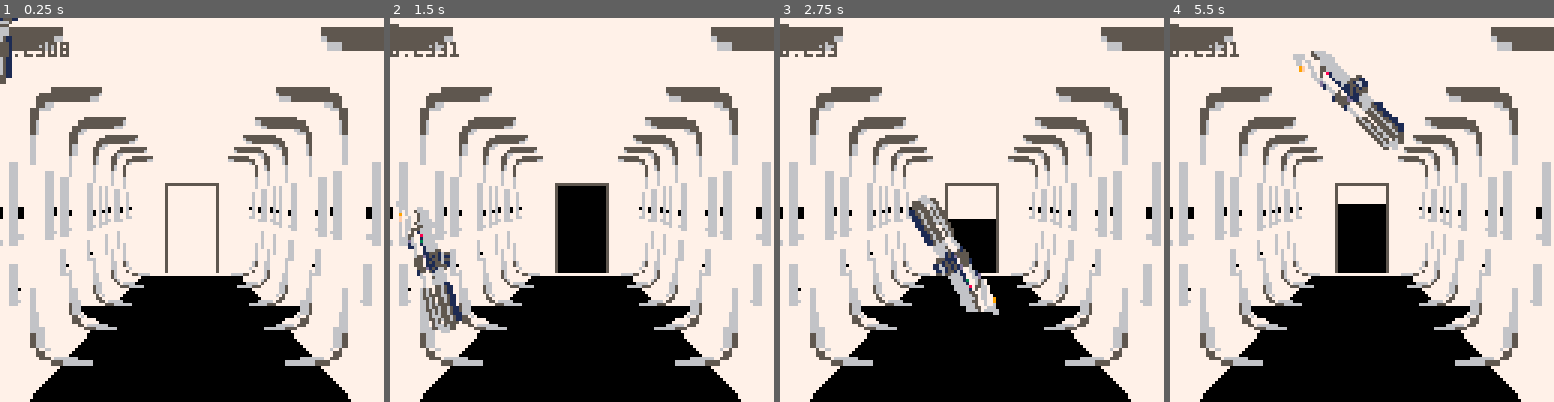
Above: before the commit, frames 1-4 (left to right).
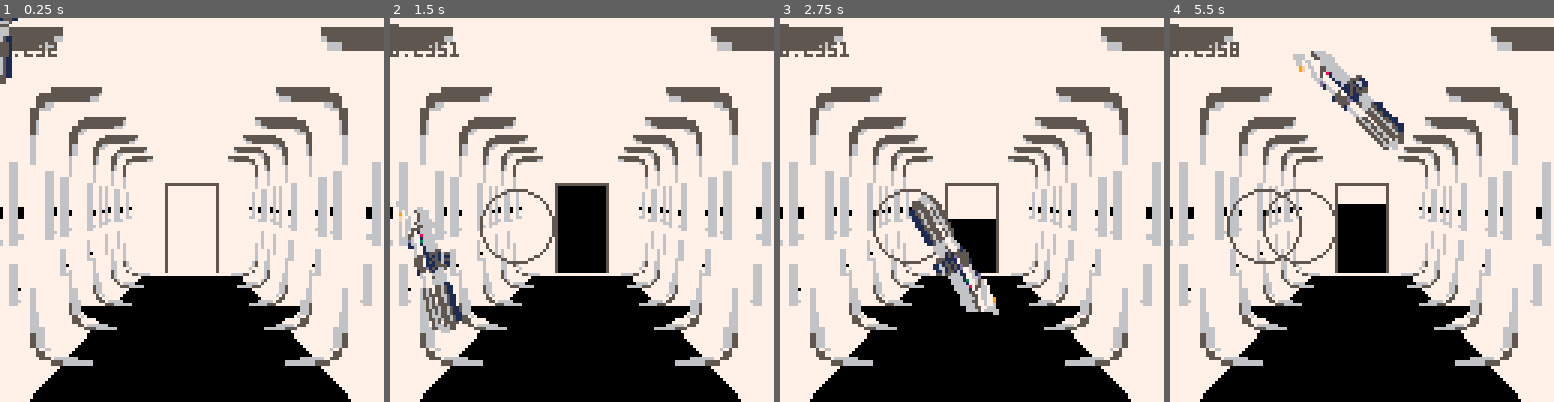
Above: after the commit, the same moments.

Repository: Chovin/Litghtsaber
Game: PICO-8 cartridge litghtsaber.p8
Two runs of this game, one before a commit and one after it. Both use one fixed random seed, a clock stepped at 60 frames per second and the inputs below.
Inputs (mouse positions are in pixels of both pictures, inside the frame that each line leads up to):
- Up to frame 1 (0.25 s): no input
- Up to frame 2 (1.5 s): tap X (X key) at 0.33, 1.07 s; click (670, 121) at 0.67 s; tap O (Z key) at 0.7 s; click (436, 267) at 1.22 s
- Up to frame 3 (2.75 s): hold Right 1.6-2.1 s; tap O (Z key) at 1.7, 2.1, 2.5 s; click (887, 114) at 1.77 s; tap X (X key) at 1.85 s; hold Up 2.15-2.42 s; click (952, 259) at 2.32 s; hold Right from 2.47 s (still down)
- Up to frame 4 (5.5 s): click (1404, 106) at 2.87 s; tap O (Z key) every 0.4 s from 2.9 to 5.3 s; tap X (X key) at 2.97, 4.08, 5.2 s; release Right at 3.03 s; hold Left 3.08-3.58 s; click (1465, 256) at 3.42 s; hold Down 3.63-3.97 s; click (1231, 102) at 3.97 s; hold Right 4.02-4.68 s; click (1292, 248) at 4.52 s; hold Up 4.73-5.03 s; click (1354, 94) at 5.07 s; hold Left from 5.08 s (still down)

The runs differ from the first frame. In frame 1, 0.1% of the frame differs, in the area x 12-18%, y 6-11%; in frame 2, 0.4%; in frame 3, 0.4%; in frame 4, 0.8%, in the area x 12-43%, y 6-65%.

Commit message:
WIP enemies

Diff:
--- a/litghtsaber.p8
+++ b/litghtsaber.p8
@@ -49,7 +49,14 @@
  -- map n stuff
  door_t=1
  door_opened=0
-
+ posts = 5
+ wallx = 32
+ wally = 40
+
+ enemies = {}
+ max_spawn_cooldown = 30
+ spawn_cooldown = 0
+ bullets = {}
 
 end
 
@@ -144,14 +151,34 @@
 
  if(btnp(5))open_door()
  update_door()
+
+
+ -- enemies
+ spawn_cooldown = max(0,spawn_cooldown-1)
+
+ spawn_fast = t%128 > 96  -- 1 - 2 minutes every 3 - 6 minutes
+ local st = t/5
+ lin_sqrt_spawn = .8 + min(sqrt(st), st/10)
+ if rnd(100) < lin_sqrt_spawn and spawn_cooldown==0 then
+ 	local spawn_door = flr(rnd(3)) -- random door
+ 	local times = (spawn_fast and rnd(100) < 5) and 1 or max(rnd(sqrt(sqrt(st))),1)
+ 	for i=1, times do
+ 		spawn_enemy(spawn_door)
+ 	end
+ 	spawn_cooldown = max_spawn_cooldown
+ 	max_spawn_cooldown -= 1
+ end
+
+ for e in all(enemies) do
+ 	e.update(e)
+ end
 end
 
 function _draw()
  cls(7)
  --draw map
- local posts = 5
- local sx = 32
- local sy = 40
+ local sx = wallx
+ local sy = wally
  local sxr = 64+sx-16
  local syr = 64+sx-16
  for y=127-sy,140 do -- floor
@@ -163,24 +190,6 @@
  rectfill(corx1,100,corx2,96,0) -- left corridoor
  rectfill(127-corx1,100,127-corx2,96,0) -- right corridoor
  pal(3,0)
-
- doorw = 17
- doorh = 29
- if door_opened != 0 then
-  rectfill(64-doorw/2, syr+4-doorh*door_opened,
-            64+doorw/2, syr+4, 0)
- end
- -- door edges
- rectfill(64-doorw/2, syr+4, -- left
-           64-doorw/2, syr+4-doorh,5)
- rectfill(64+doorw/2, syr+4, -- right
-           64+doorw/2, syr+4-doorh,5)
- -- rectfill(64-doorw/2, syr+4, -- bottom
- --           64+doorw/2, syr+4,5)
- rectfill(64-doorw/2, syr+4-doorh, -- top
-           64+doorw/2, syr+4-doorh,5)
-
-
  for z=0, 1.5, 1/(posts*3) do
   local px = (sx-64)/z + 64
   local py = (sy-64)/z + 64
@@ -237,24 +246,34 @@
     end
    end
   end
-
-
---[[1  0. 0. 0
-0. 1. 0. 0
-0. 0. -f/(f-n) -1
-0  0. -(f*n)/(f-n)  0
-
-
-x y z 1
-
-w = z*-1
-x = x*(1/tan((fov/2)*(1/180)) / -z
-y = y*(1/tan((fov/2)*(1/180)) / -z--]]
---z = z*(-f/(f-n)) -(f*n)/(f-n) / -z
-
-
  end
  pal(3,3)
+
+ -- enemies in front of door
+ for e in all(enemies) do
+ 	if(e.z<1.46)e.draw(e)
+ end
+
+ doorw = 17
+ doorh = 29
+ if door_opened != 0 then
+  rectfill(64-doorw/2, syr+4-doorh*door_opened,
+            64+doorw/2, syr+4, 0)
+ end
+ -- door edges
+ rectfill(64-doorw/2, syr+4, -- left
+           64-doorw/2, syr+4-doorh,5)
+ rectfill(64+doorw/2, syr+4, -- right
+           64+doorw/2, syr+4-doorh,5)
+ -- rectfill(64-doorw/2, syr+4, -- bottom
+ --           64+doorw/2, syr+4,5)
+ rectfill(64-doorw/2, syr+4-doorh, -- top
+           64+doorw/2, syr+4-doorh,5)
+
+ -- enemies
+ for e in all(enemies) do
+ 	if(e.z>=1.46)e.draw(e)
+ end
 
  sbr.draw(sbr)
  if across then
@@ -275,6 +294,66 @@
 
 function open_door()
 	door_t = 0
+end
+
+-- enemies
+function spawn_enemy(door)
+	local w=16
+	local h=32
+	local x=64
+	local y=64
+	local dx = 0
+	local dz = 0
+	if door == 0 then
+		x=24 - w/2
+		z=1.26
+		dx = .5 + rnd(2)
+	elseif door == 1 then
+		x=62+rnd(4)
+		z=1.5
+		dz = -.01
+	elseif door == 2 then
+		x=127-(24 - w/2)
+		z=1.26
+		dx = -(.5 + rnd(2))
+	else
+		while true do
+			print(door,64,64,8)
+			flip()
+		end
+	end
+
+	local e = {
+		t=0,
+		w=w, h=h,
+		x=x, z=z,
+		dx=dx, dz=dz,
+		stopt=15+rnd(10),
+		update=function(e)
+			e.t+=1
+			e.x += e.dx
+			e.z += e.dz
+			if e.t==e.stopt then
+				if e.dz == 0 then
+					e.dz = rnd(.1) - .05
+				else
+					e.dx = rnd(2)-1
+				end
+			end
+			if e.t>e.stopt then
+				e.dx *= .9
+				e.dz *= .95
+				if(e.dx<.005)e.dx=0
+				if(e.dz<.00001)e.dz=0
+			end
+		end,
+		draw=function(e)
+			local sy = ((127-wally-e.h/2)-64)/e.z + 64
+			local sx = (e.x-64)/e.z + 64
+			circ(sx,sy,(e.x+e.w-64)/e.z + 64 - sx,5)
+		end
+	}add(enemies, e)
+	return e
 end
 
 -- x, y, button
